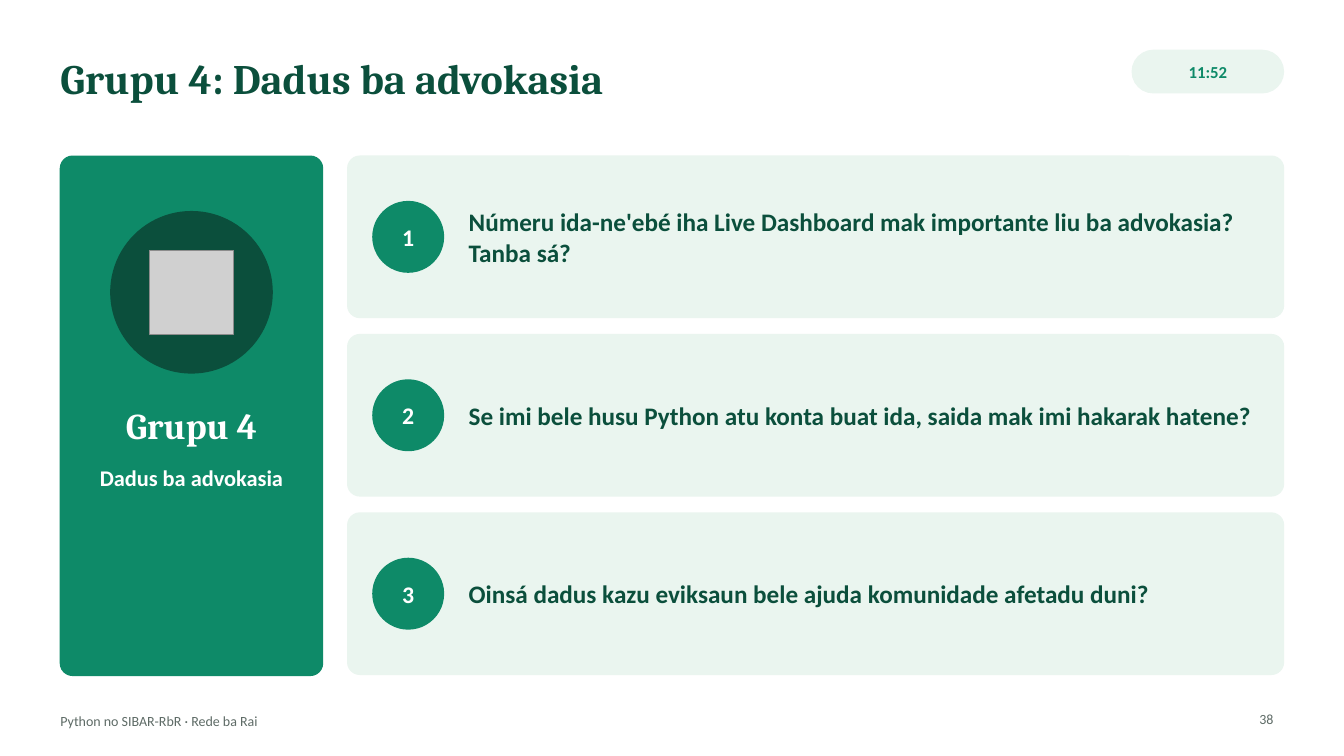
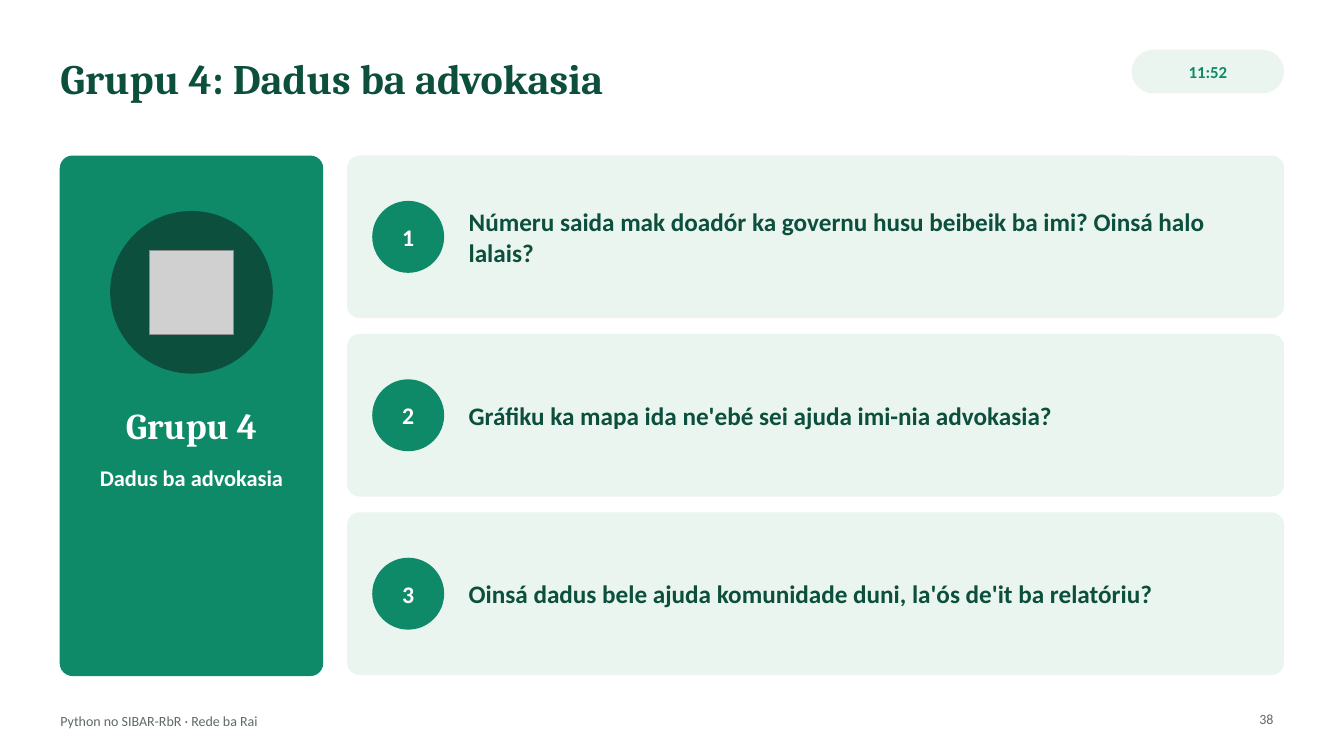
Before and after one commit to Odoly23/SMKRE, a slide deck: slide 38 of docs/formasaun/RbR_Sesaun_Python_SIBAR-RbR.pptx. Drawn at 1344x756 pixels with LibreOffice and Linux fonts; fonts in the diff are those of the drawing; grey boxes stand for pictures. Boxes give left, top, right and bottom in pixels: in the first picture for what was removed or moved away, otherwise in the second. Text is boxed around its words. In the diff, an @@ line names an element or a change of style, - is before the commit and + after.

```diff
--- a/docs/formasaun/RbR_Sesaun_Python_SIBAR-RbR.pptx
+++ b/docs/formasaun/RbR_Sesaun_Python_SIBAR-RbR.pptx
@@ text at (469,213,1204,262): text changed @@
-Númeru ida-ne'ebé iha Live Dashboard mak importante liu ba advokasia? Tanba sá?
+Númeru saida mak doadór ka governu husu beibeik ba imi? Oinsá halo lalais?
@@ text at (469,407,1052,430): text changed @@
-Se imi bele husu Python atu konta buat ida, saida mak imi hakarak hatene?
+Gráfiku ka mapa ida ne'ebé sei ajuda imi-nia advokasia?
@@ text at (469,585,1152,608): text changed @@
-Oinsá dadus kazu eviksaun bele ajuda komunidade afetadu duni?
+Oinsá dadus bele ajuda komunidade duni, la'ós de'it ba relatóriu?
```
Also in this commit, not shown: 6 other slides changed, 1 other file.
